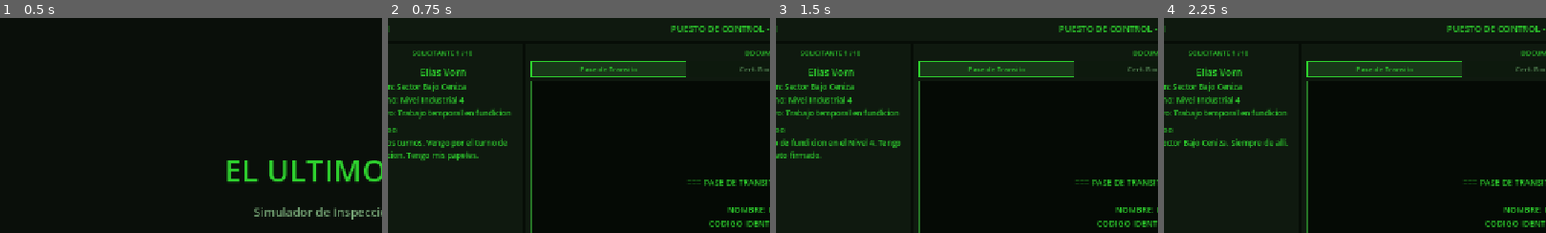
Above: before the commit, frames 1-4 (left to right).
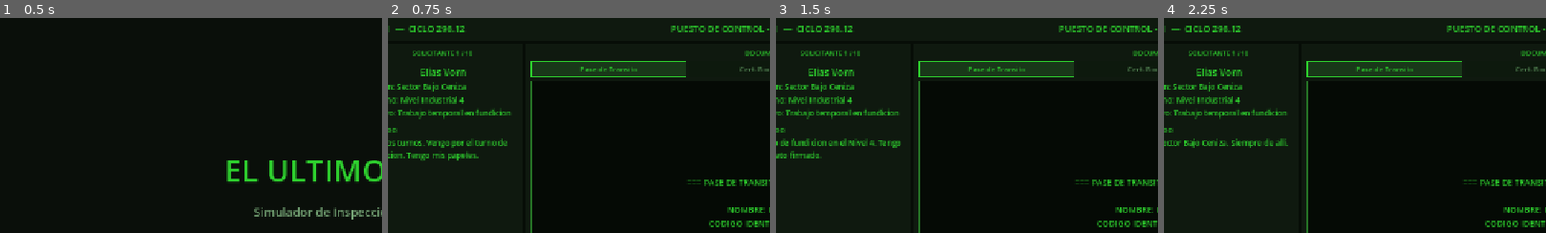
Above: after the commit, the same moments.

Repository: ingenriqueparra-hub/el-ultimo-sello
Game: Godot game, scene res://scenes/main/Main.tscn
Two runs of this game, one before a commit and one after it. Both use one fixed random seed, a clock stepped at 60 frames per second and the inputs below.
Inputs:
- Up to frame 1 (0.5 s): no input
- Up to frame 2 (0.75 s): click "COMENZAR" at 0.5 s
- Up to frame 3 (1.5 s): click "[ ¿Cual es el motivo? ] (Q)" at 1.25 s
- Up to frame 4 (2.25 s): click "[ ¿De donde proviene? ] (Q)" at 2 s
The pictures show only the part of the screen within x 3-53%, y 1-51%; the shares and areas given below are measured in that part.

Frame 1 is identical in both runs. In frame 2, 0.3% of the frame differs, in the area x 2-20%, y 3-7%; in frame 3, 0.3%; in frame 4, 0.3%.

Commit message:
feat: fecha del ciclo visible en barra de estado
- _update_status_bar() muestra "DIA 1  —  CICLO 298.12" usando day_data["current_date"]
- Llamada adicional al final de _load_day_data() para mostrar la fecha desde el inicio del turno
- El jugador puede comparar fechas de expiración de documentos con la fecha vigente

Co-Authored-By: Claude Sonnet 4.6 <noreply@anthropic.com>

Diff:
--- a/game/scripts/ui/ControlDesk.gd
+++ b/game/scripts/ui/ControlDesk.gd
@@ -82,6 +82,7 @@
 	add_child(queue)
 	queue.applicant_changed.connect(_on_applicant_changed)
 	queue.day_ended.connect(_on_day_ended)
+	_update_status_bar()
 	_build_regulations_section()
 	queue.load_applicants(applicants)
 	queue.start()
@@ -225,7 +226,9 @@
 		get_viewport().set_input_as_handled()
 
 func _update_status_bar() -> void:
-	day_label.text = "DIA %d" % current_day
+	var current_date: String = day_data.get("current_date", "")
+	var date_str := ("  —  CICLO %s" % current_date) if current_date != "" else ""
+	day_label.text = "DIA %d%s" % [current_day, date_str]
 	credits_label.text = "CREDITOS: %d" % credits
 
 func _reset_applicant_panel() -> void:
